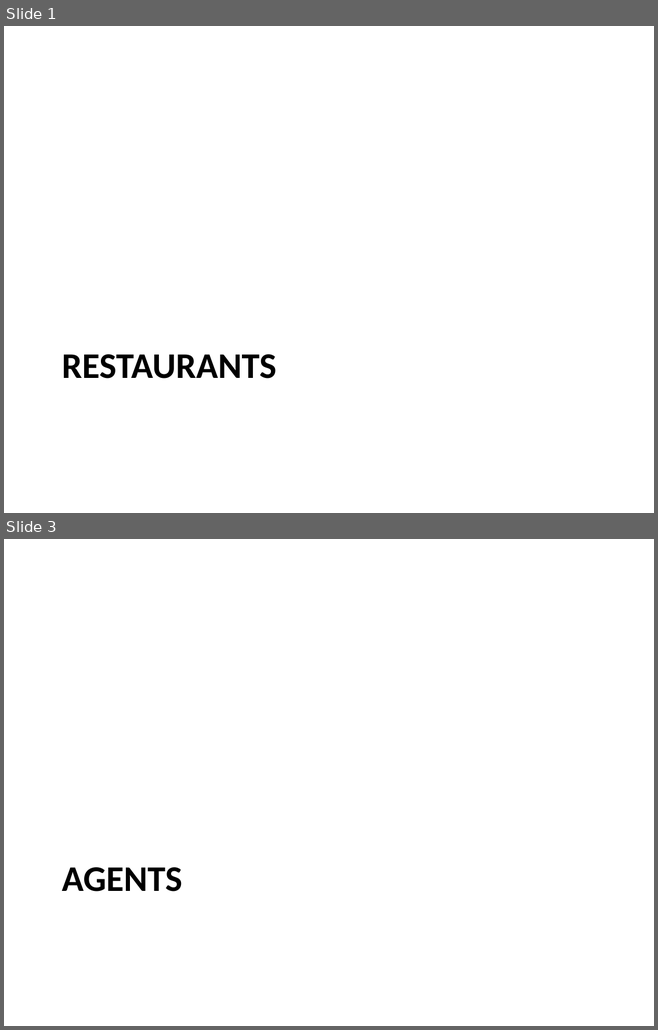
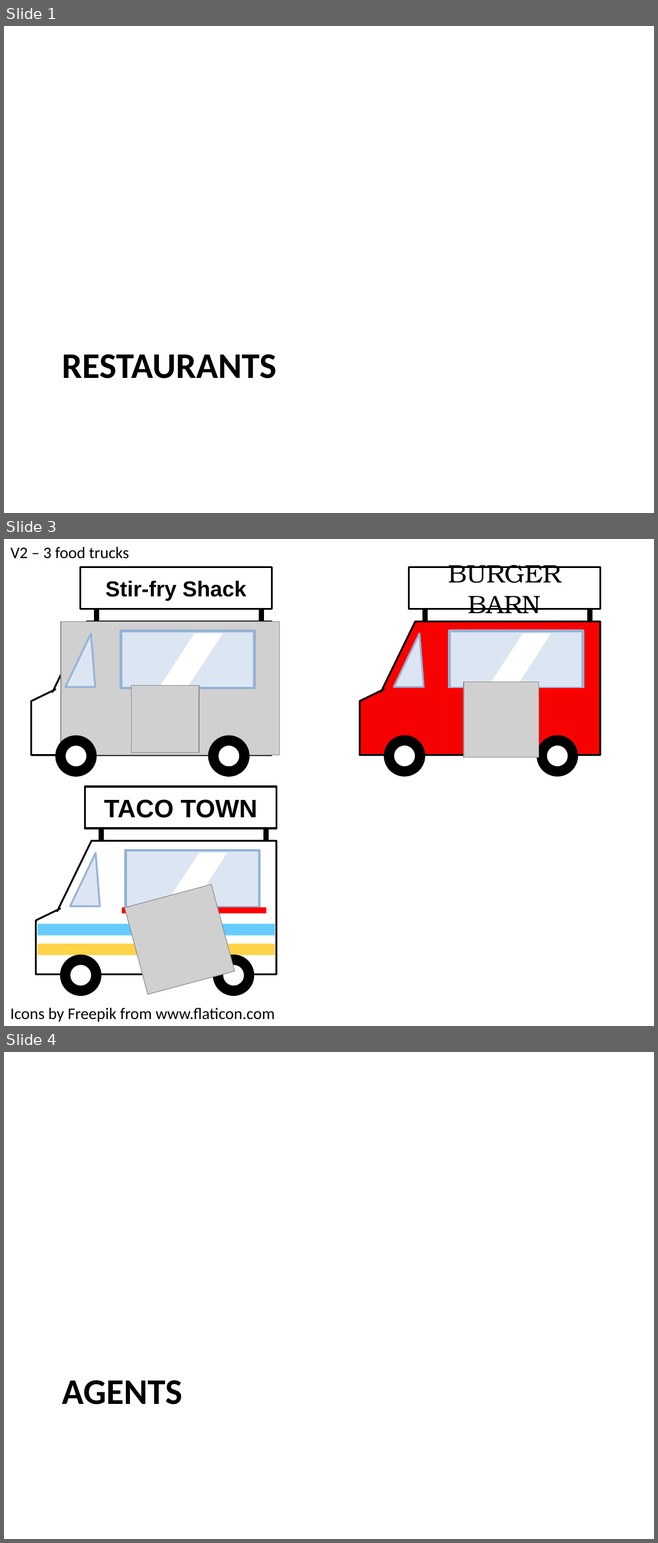
Before and after one commit to hawkrobe/social_group_reasoning, a slide deck: stimuli/restaurants.pptx. Shown one above the other, each under a label of ours: slides 1 and 3 before the commit, slides 1, 3 and 4 after it; the slides between them are not shown. The pictures are 658x1030 and 658x1543 pixels, drawn with LibreOffice and Linux fonts; fonts in the diff are those of the drawing; grey boxes stand for pictures. Boxes give left, top, right and bottom in pixels: in the first picture for what was removed or moved away, otherwise in the second. Text is boxed around its words. In the diff, an @@ line names an element or a change of style, - is before the commit and + after.

Commit message:
more food trucks!

```diff
--- a/stimuli/restaurants.pptx
+++ b/stimuli/restaurants.pptx
@@ slide 3 added at [4,539,654,1026], background #FFFFFF @@
@@ text added at [10,547,129,559], 18 pt, text #000000 @@
+V2 – 3 food trucks
@@ group added at [360,567,600,776]: 5 rectangles, 4 ellipses, 1 freeform shape, 1 parallelogram, 1 triangle, 1 picture @@
+BURGER BARN
@@ group added at [31,567,280,776]: 5 ellipses, 4 rectangles, 2 pictures, 1 freeform shape, 1 parallelogram, 1 triangle @@
+Stir-fry Shack
@@ group added at [36,787,276,995]: 7 rectangles, 4 ellipses, 1 freeform shape, 1 parallelogram, 1 triangle, 1 picture @@
+TACO TOWN
@@ text added at [10,1008,274,1022], 18 pt, text #000000 @@
+Icons by Freepik from www.flaticon.com
@@ what was slide 3 is now slide 4 @@
```
Also in this commit, not shown: 1 slide changed, 4 other files.
